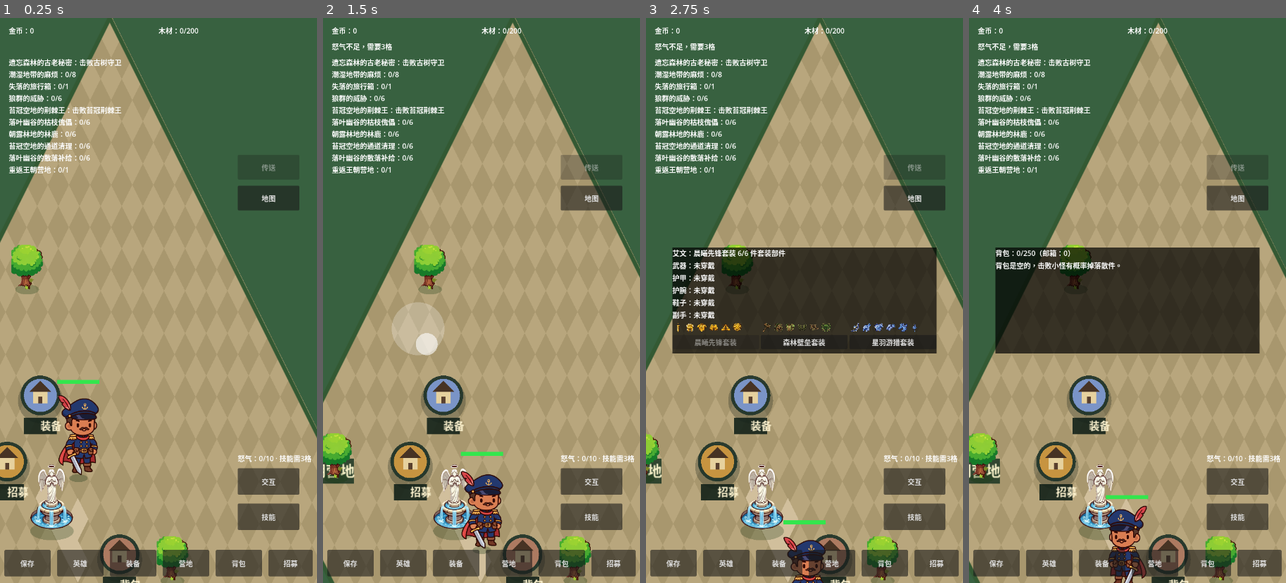
Above: before the commit, frames 1-4 (left to right).
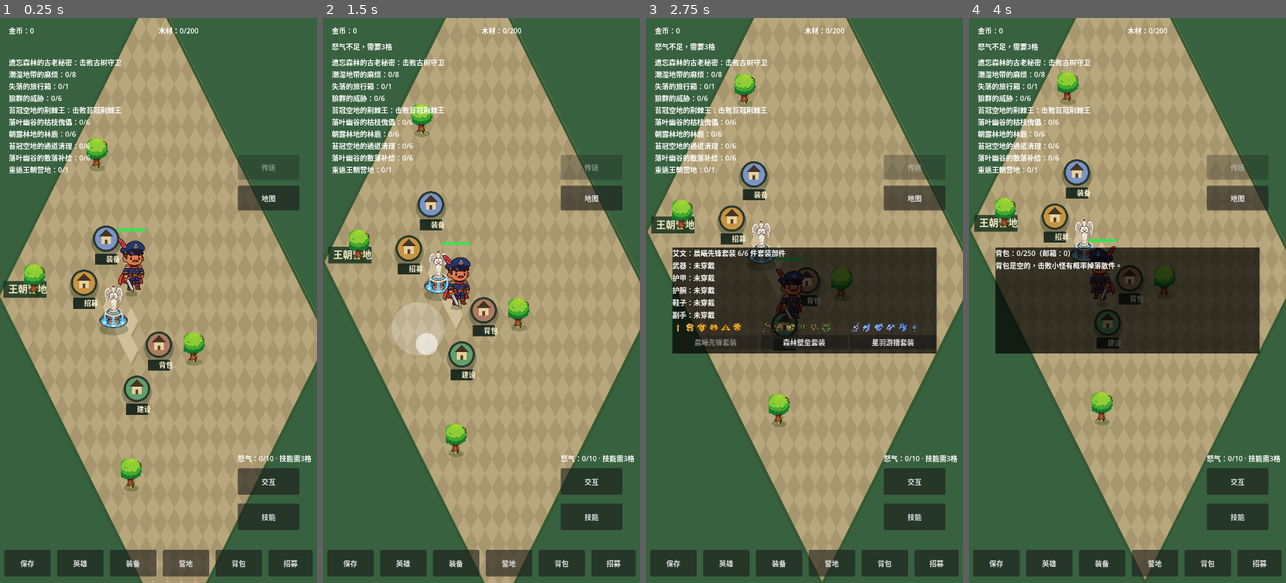
Above: after the commit, the same moments.

Repository: oneyi53/game
Game: Godot game, scene res://scenes/main.tscn
Two runs of this game, one before a commit and one after it. Both use one fixed random seed, a clock stepped at 60 frames per second and the inputs below.
Inputs (mouse positions are in pixels of both pictures, inside the frame that each line leads up to):
- Up to frame 1 (0.25 s): no input
- Up to frame 2 (1.5 s): tap Enter at 0.5 s; move the mouse to (551, 272) at 0.52 s; hold Right (ui_right) 0.53-1.25 s; tap E at 0.6 s; click (551, 272) at 0.67 s; tap Space at 0.77 s; drag from (418, 328) to (465, 413) at 1.27 s
- Up to frame 3 (2.75 s): move the mouse to (836, 176) at 2.02 s; hold Right (ui_right) from 2.03 s (still down); tap Q at 2.1 s
- Up to frame 4 (4 s): release Right (ui_right) at 2.75 s; drag from (1111, 413) to (1032, 215) at 2.77 s; move the mouse to (1222, 385) at 3.52 s; hold Left (ui_left) from 3.53 s (still down); tap B at 3.6 s; tap Space at 3.77 s

The runs differ from the first frame. In frame 1, 40% of the frame differs, in the area x 0-100%, y 0-100%; in frame 2, 40%; in frame 3, 44%; in frame 4, 44%.

Commit message:
Set portrait world camera to full-screen map framing

Diff:
--- a/scenes/main.tscn
+++ b/scenes/main.tscn
@@ -20,14 +20,14 @@
 script = ExtResource("2_map")
 
 [node name="Camera" type="Camera2D" parent="."]
-position = Vector2(750, 375)
-zoom = Vector2(1.5, 1.5)
+position = Vector2(375, 750)
+zoom = Vector2(1, 1)
 position_smoothing_enabled = true
 position_smoothing_speed = 5.0
 limit_left = 0
 limit_top = 0
-limit_right = 1500
-limit_bottom = 750
+limit_right = 750
+limit_bottom = 1500
 
 [node name="Heroes" type="Node2D" parent="."]
 
